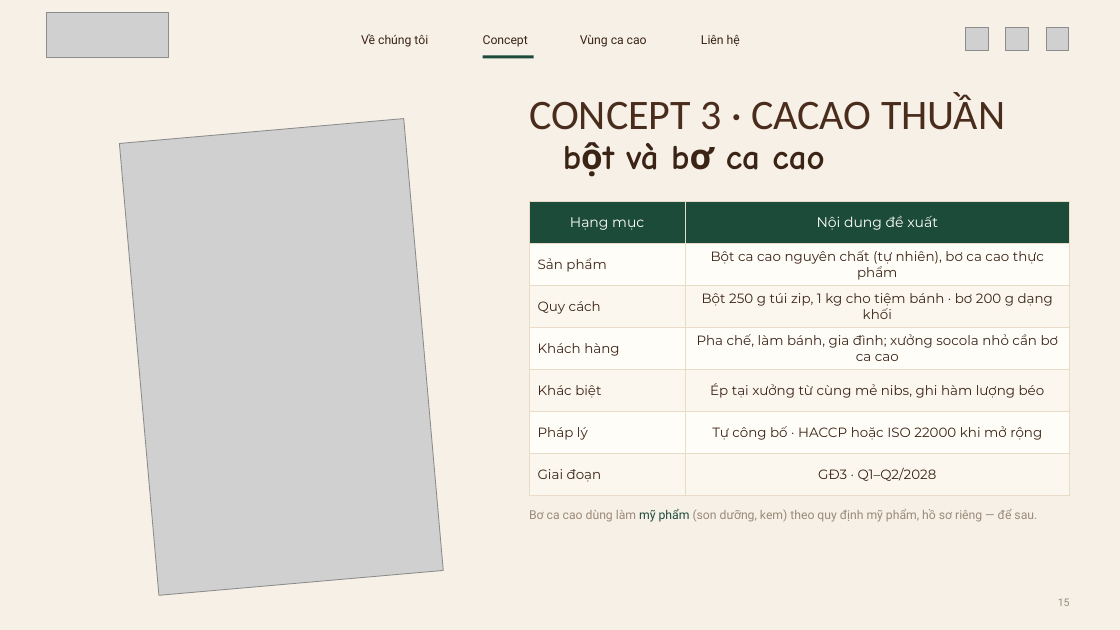
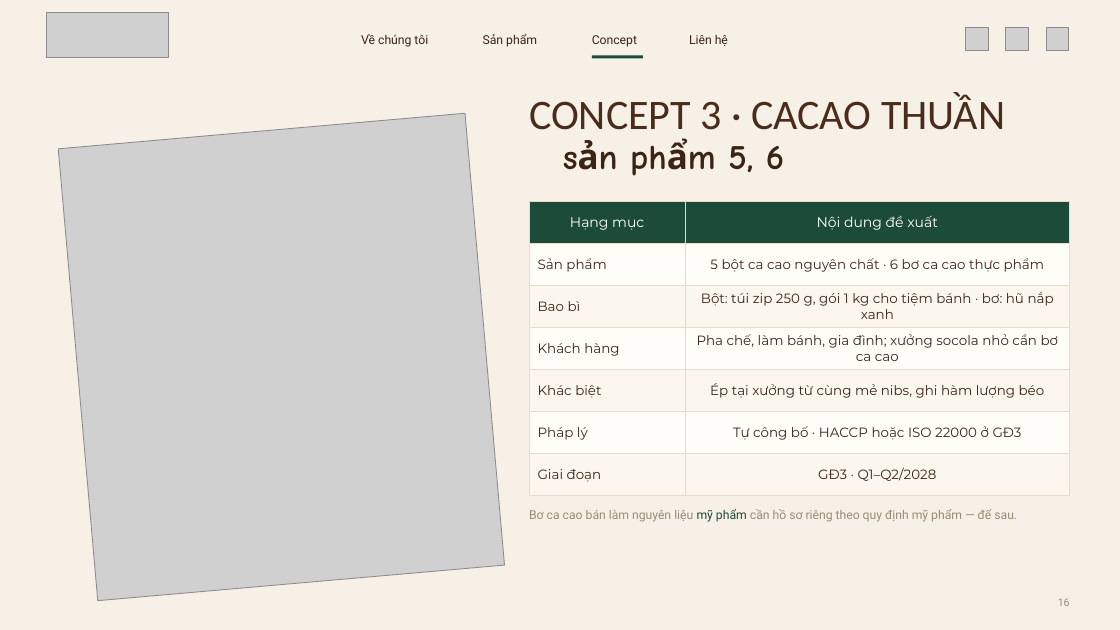
Before and after one commit to dakojsc-maker/ATL--DAKO, a slide deck: slide 16 of heragrain-cacao/1-concept-san-pham/Heragrain-Cacao_5-concept-san-pham.pptx (slide 15 before the commit). Drawn at 1120x630 pixels with LibreOffice and Linux fonts; fonts in the diff are those of the drawing; grey boxes stand for pictures; background and template pictures are left out. Boxes give left, top, right and bottom in pixels: in the first picture for what was removed or moved away, otherwise in the second. Text is boxed around its words. In the diff, an @@ line names an element or a change of style, - is before the commit and + after.

```diff
--- a/heragrain-cacao/1-concept-san-pham/Heragrain-Cacao_5-concept-san-pham.pptx
+++ b/heragrain-cacao/1-concept-san-pham/Heragrain-Cacao_5-concept-san-pham.pptx
@@ text "Concept": place and size @@
-text "Concept" at [483, 35, 528, 47]
+text "Concept" at [592, 35, 637, 47]
@@ text "Liên hệ": place and size @@
-text "Liên hệ" at [701, 35, 740, 46]
+text "Liên hệ" at [689, 35, 728, 46]
@@ text added at [483, 34, 537, 47], 10.5 pt, text #3B2416 @@
+Sản phẩm
@@ text removed at [580, 35, 647, 47] @@
-Vùng ca cao
@@ rectangle: place and size @@
-rectangle at [483, 55, 534, 59]
+rectangle at [592, 55, 644, 59]
@@ picture: place and size @@
-picture at [119, 119, 444, 596]
+picture at [58, 113, 505, 601]
@@ text at [728, 146, 784, 172]: text changed @@
-bột và bơ ca cao
+sản phẩm 5, 6
@@ table at [529, 202, 1070, 496] @@
-row 2, column 2: Bột ca cao nguyên chất (tự nhiên), bơ ca cao thực phẩm
+row 2, column 2: 5 bột ca cao nguyên chất · 6 bơ ca cao thực phẩm
-row 3, column 1: Quy cách
+row 3, column 1: Bao bì
-row 3, column 2: Bột 250 g túi zip, 1 kg cho tiệm bánh · bơ 200 g dạng khối
+row 3, column 2: Bột: túi zip 250 g, gói 1 kg cho tiệm bánh · bơ: hũ nắp xanh
-row 6, column 2: Tự công bố · HACCP hoặc ISO 22000 khi mở rộng
+row 6, column 2: Tự công bố · HACCP hoặc ISO 22000 ở GĐ3
@@ text at [529, 509, 1017, 522]: text changed @@
-Bơ ca cao dùng làm mỹ phẩm (son dưỡng, kem) theo quy định mỹ phẩm, hồ sơ riêng — để sau.
+Bơ ca cao bán làm nguyên liệu mỹ phẩm cần hồ sơ riêng theo quy định mỹ phẩm — để sau.
```
Also in this commit, not shown: 22 other slides changed, 3 slides added, 3 slides removed, 16 other files.
